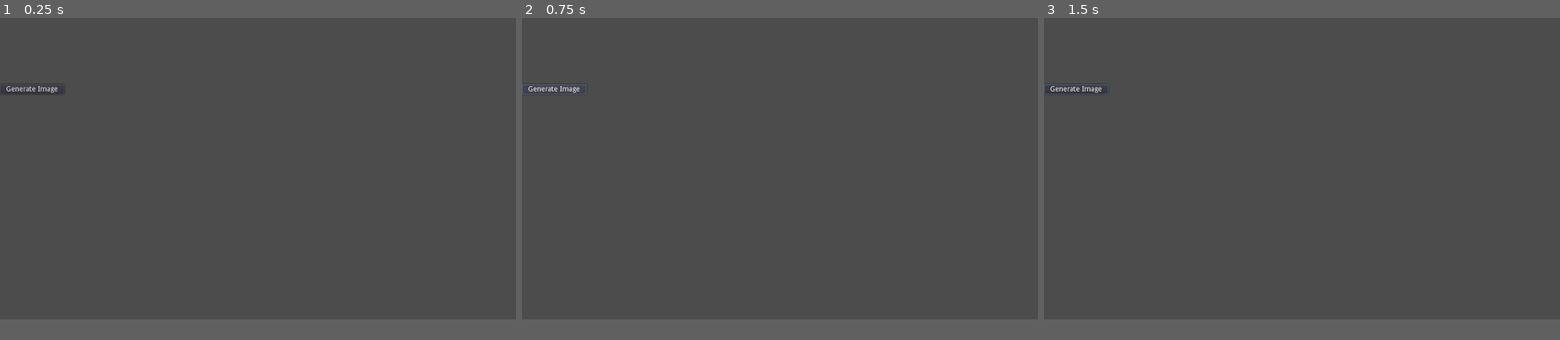
Above: before the commit, frames 1-3 (left to right).
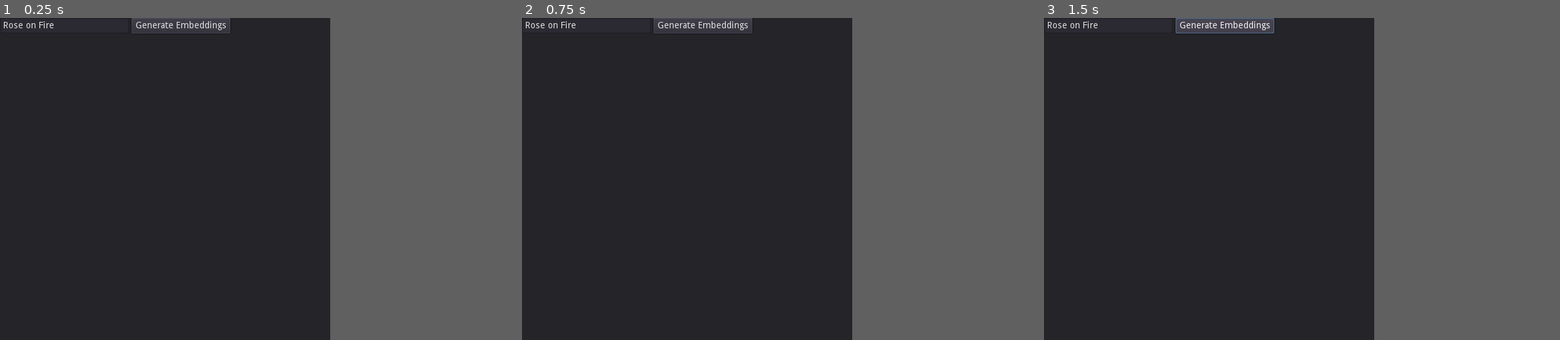
Above: after the commit, the same moments.

Repository: simonmnash/daydream_api
Game: Godot game, scene res://Client.tscn
Two runs of this game, one before a commit and one after it. Both use one fixed random seed, a clock stepped at 60 frames per second and the inputs below. The project has no main scene, so this scene is started directly.
Inputs (mouse positions are in pixels of both pictures, inside the frame that each line leads up to):
- Up to frame 1 (0.25 s): no input
- Up to frame 2 (0.75 s): click (552, 88) at 0.5 s, where only the run before the commit has a clickable "Generate Image"
- Up to frame 3 (1.5 s): click (1327, 24) at 1.25 s, where only the run after the commit has a clickable "Generate Embeddings"
In our replay, the window is 800x468 before the commit and 512x500 after it. These sizes can differ from the game's own. Grey fills any space a smaller window leaves; there, only what the larger window draws over its background counts as a difference.

The runs differ from the first frame. In frame 1, 59% of the frame differs, in the area x 0-64%, y 0-94%; in frame 2, 59%; in frame 3, 59%.

Commit message:
Fleshes out the godot client a little bit, adding a way to hit the upload image endpoint. Small housekeeping fixes.

Diff:
--- a/godot_client/Client.gd
+++ b/godot_client/Client.gd
@@ -1,9 +1,22 @@
-extends TextureRect
+extends Panel
 
 
 var headers = [{"x-api-key": "BABABBABABBALLLALLLEER"}]
 
-func _ready():
+
+func _http_request_completed(result, response_code, headers, body):
+	var response = body.get_string_from_utf8()
+	queue_new_image_generation()
+
+func _images_generated(result, response_code, headers, body):
+	var RandomImageScene = load("RandomImage.tscn")
+	$VBoxContainer/HBoxContainer.add_child(RandomImageScene.instance())
+	if $VBoxContainer/HBoxContainer.get_child_count() < 6:
+		queue_new_image_generation()
+
+
+
+func _on_GenerateEmbeddings_pressed():
 	var request = HTTPRequest.new()
 	var query = JSON.print({"prompt": "Rose"})
 	add_child(request)
@@ -12,18 +25,9 @@
 	if error != OK:
 		push_error("An error occured in the HTTP request.")
 
-func _http_request_completed(result, response_code, headers, body):
-	var response = body.get_string_from_utf8()
-
-func _images_generated(result, response_code, headers, body):
-	for child in $VBoxContainer/HBoxContainer.get_children():
-		child.queue_free()
-	var RandomImageScene = load("RandomImage.tscn")
-	$VBoxContainer/HBoxContainer.add_child(RandomImageScene.instance())
-
-func _on_Button_pressed():
+func queue_new_image_generation():
 	var request = HTTPRequest.new()
-	var query = JSON.print({"iterations": 5})
+	var query = JSON.print({"iterations": 10})
 	add_child(request)
 	request.connect("request_completed", self, "_images_generated")
 	var error = request.request("http://127.0.0.1:8000/generate_images", ["Content-Type: application/json", "x-api-key: BABABBABABBALLLALLLEER"], false, HTTPClient.METHOD_POST, query)
--- a/godot_client/Client.tscn
+++ b/godot_client/Client.tscn
@@ -2,7 +2,8 @@
 
 [ext_resource path="res://Client.gd" type="Script" id=1]
 
-[node name="Client" type="TextureRect"]
+[node name="Client" type="Panel"]
+rect_min_size = Vector2( 512, 512 )
 script = ExtResource( 1 )
 __meta__ = {
 "_edit_use_anchors_": false
@@ -15,21 +16,29 @@
 "_edit_use_anchors_": false
 }
 
-[node name="HBoxContainer" type="HBoxContainer" parent="VBoxContainer"]
-margin_right = 128.0
-margin_bottom = 128.0
-rect_min_size = Vector2( 128, 128 )
-__meta__ = {
-"_edit_use_anchors_": false
-}
+[node name="EmbeddingGeneration" type="HBoxContainer" parent="VBoxContainer"]
+margin_right = 512.0
+margin_bottom = 24.0
+rect_min_size = Vector2( 512, 0 )
 
-[node name="Button" type="Button" parent="VBoxContainer"]
-margin_top = 132.0
-margin_right = 128.0
-margin_bottom = 152.0
-text = "Generate Image"
-__meta__ = {
-"_edit_use_anchors_": false
-}
+[node name="Prompt" type="LineEdit" parent="VBoxContainer/EmbeddingGeneration"]
+margin_right = 200.0
+margin_bottom = 24.0
+rect_min_size = Vector2( 200, 24 )
+text = "Rose on Fire"
+max_length = 100
 
-[connection signal="pressed" from="VBoxContainer/Button" to="." method="_on_Button_pressed"]
+[node name="GenerateEmbeddings" type="Button" parent="VBoxContainer/EmbeddingGeneration"]
+margin_left = 204.0
+margin_right = 357.0
+margin_bottom = 24.0
+text = "Generate Embeddings"
+
+[node name="HBoxContainer" type="GridContainer" parent="VBoxContainer"]
+margin_top = 28.0
+margin_right = 512.0
+margin_bottom = 284.0
+rect_min_size = Vector2( 128, 256 )
+columns = 3
+
+[connection signal="pressed" from="VBoxContainer/EmbeddingGeneration/GenerateEmbeddings" to="." method="_on_GenerateEmbeddings_pressed"]
--- a/godot_client/RandomImage.gd
+++ b/godot_client/RandomImage.gd
@@ -1,4 +1,4 @@
-extends TextureRect
+extends TextureButton
 
 var image_url = "http://127.0.0.1:8000/files/out_00000"
 func _ready():
@@ -16,4 +16,39 @@
 		print("An error occurred while trying to display the image.")
 	var new_texture = ImageTexture.new()
 	new_texture.create_from_image(image)
-	self.texture = new_texture
+	self.texture_normal = new_texture
+
+
+func _on_RandomImage_pressed():
+	var image = self.texture_normal.get_data()
+	image.convert(Image.FORMAT_RGBA8)
+	image.save_png("test.png")
+
+
+	var file = File.new()
+	file.open('res://test.png', File.READ)
+	var file_content = file.get_buffer(file.get_len())
+
+	var body = PoolByteArray()
+	body.append_array("\r\n--WebKitFormBoundaryePkpFF7tjBAqx29L\r\n".to_utf8())
+	body.append_array("Content-Disposition: form-data; name=\"file\"; filename=\"test.png\"\r\n".to_utf8())
+	body.append_array("Content-Type: image/png\r\n\r\n".to_utf8())
+	body.append_array(file_content)
+	body.append_array("\r\n--WebKitFormBoundaryePkpFF7tjBAqx29L--\r\n".to_utf8())
+
+	var headers = [
+		"Content-Type: multipart/form-data;boundary=\"WebKitFormBoundaryePkpFF7tjBAqx29L\"",
+		"x-api-key: BABABBABABBALLLALLLEER"
+	]
+	var http = HTTPClient.new()
+	http.connect_to_host("http://127.0.0.1", 8000, false)
+
+	while http.get_status() == HTTPClient.STATUS_CONNECTING or http.get_status() == HTTPClient.STATUS_RESOLVING:
+		http.poll()
+		OS.delay_msec(500)
+	assert(http.get_status() == HTTPClient.STATUS_CONNECTED) # Could not connect
+	var err = http.request_raw(HTTPClient.METHOD_POST, "/uploadfile" , headers, body)
+	assert(err == OK) # Make sure all is OK.
+	while http.get_status() == HTTPClient.STATUS_REQUESTING:
+		# Keep polling for as long as the request is being processed.
+		http.poll()
--- a/godot_client/RandomImage.tscn
+++ b/godot_client/RandomImage.tscn
@@ -2,7 +2,12 @@
 
 [ext_resource path="res://RandomImage.gd" type="Script" id=1]
 
-[node name="RandomImage" type="TextureRect"]
+[node name="RandomImage" type="TextureButton"]
 margin_right = 128.0
 margin_bottom = 128.0
 script = ExtResource( 1 )
+__meta__ = {
+"_edit_use_anchors_": false
+}
+
+[connection signal="pressed" from="." to="." method="_on_RandomImage_pressed"]
--- a/godot_client/project.godot
+++ b/godot_client/project.godot
@@ -13,6 +13,11 @@
 config/name="Godot Client"
 config/icon="res://icon.png"
 
+[display]
+
+window/size/width=512
+window/size/height=500
+
 [physics]
 
 common/enable_pause_aware_picking=true
Not shown, added: .gitignore
Not shown, changed: README.md
Not shown, added: server/files/.gitkeep
Not shown, removed: server/files/a.png
Not shown, changed: server/files/b.png
